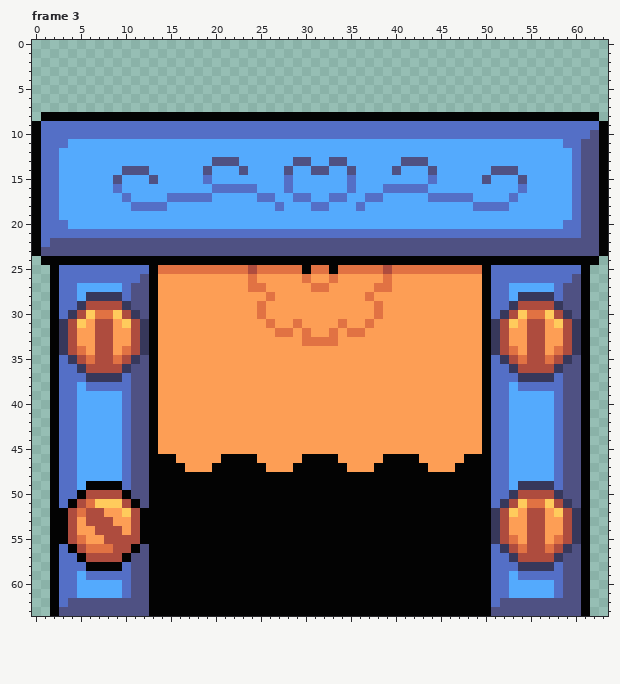
Edited in one commit: pixel-art file (graphics/sub_area_gate.aseprite). The picture above was drawn from the file before the commit.
64x64 pixels, 4 frames. Shown: frame 3. The commit also changed other frames, which this record leaves out.
Once edited:
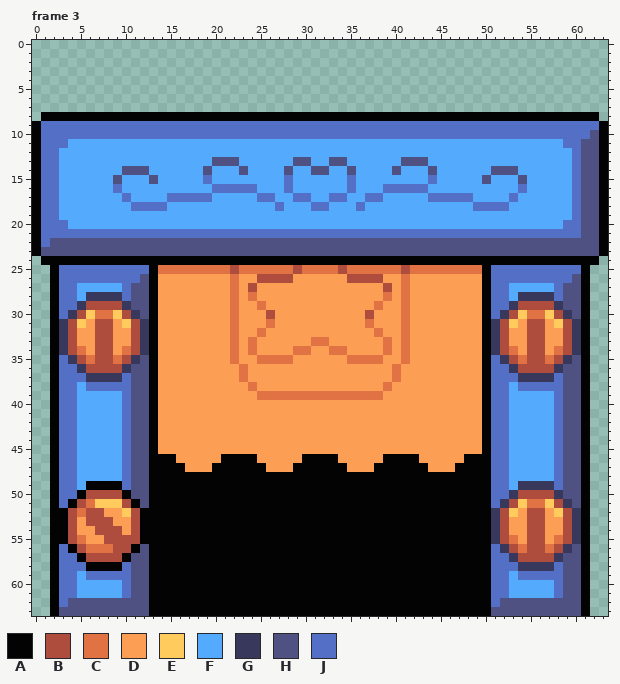
Palette (. is transparent): A #030303  B #ae4c3e  C #e17243  D #fd9e55  E #ffcb5c  F #54aafd  G #37385b  H #4f5183  J #546fc6
Changes in this commit:
Frame 3, layer "Seal":
The edit turns colour C into colour B in row 25 at x 22, 29, 34 and 41; in row 27 at x 24 and 39.
The edit turns colour D into colour B in row 26 at x 25 to 28 and 35 to 38; in row 30 at x 26 and 37.
The edit turns colour A into colour C in row 25 at x 30 and 33.
The edit turns colour B into colour C in row 25 at x 24 and 39.
The edit turns colour D into colour C in rows 26 to 27 at x 22 and 41; in row 28 at x 22, 24, 39 and 41; in rows 29 to 31 at x 22 and 41; in row 32 at x 22, 25, 38 and 41; in row 33 at x 22, 24, 39 and 41; in row 34 at x 22, 24, 29 to 30, 33 to 34, 39 and 41.
The edit turns colour D into colour C in row 35 at x 22, 25 to 28, 35 to 38 and 41; in rows 36 to 37 at x 23 and 40; in row 38 at x 24 and 39; in row 39 at x 25 to 38.
The edit turns colour C into colour D in row 26 at x 24, 30, 33 and 39; in row 27 at x 25, 31 to 32 and 38; in row 28 at x 26 and 37; in row 30 at x 25 and 38; in row 31 at x 29 and 34; in row 32 at x 27 to 28, 30, 33 and 35 to 36.
The edit turns colour C into colour D in row 33 at x 30 and 33.
